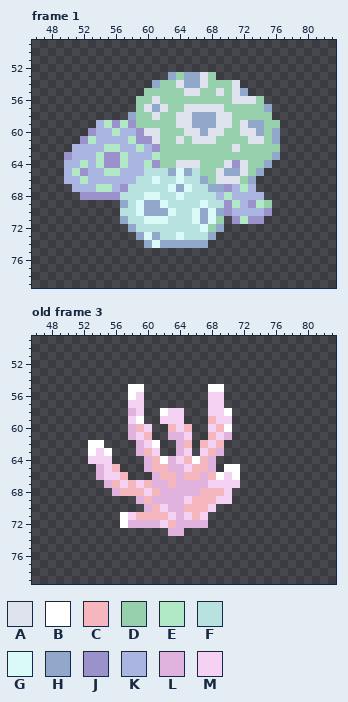
One commit to this pixel-art file: godot/assets/gfx/Aseprite/environment-plants.aseprite. The picture above was drawn from the file before the commit.
128x128 pixels, 9 frames. Colours within 5 levels of each other are drawn and written as one. Shown: frame 1: x 46..83, y 49..79; old frame 3: x 46..83, y 49..79. The commit also changed other frames, which this record leaves out.
Palette (. is transparent): A #dfe3ed  B #ffffff  C #f5b7bd  D #96d0ac  E #b1e8c6  F #b7e2df  G #d9faf7  H #92a8cb  J #9b92cb  K #aab5e2  L #e0b2de  M #f5d1f3
After:
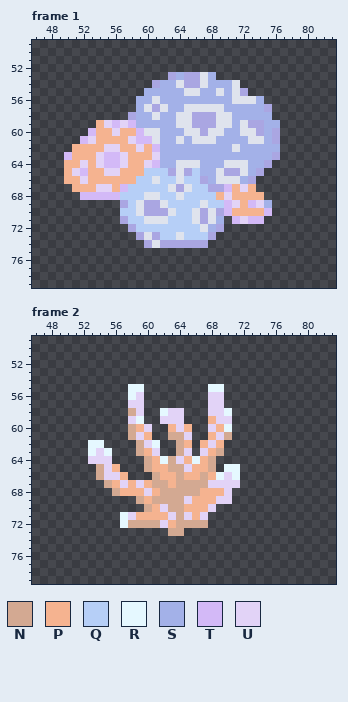
Colours new in this view: N #d3a992  P #f5b390  Q #b6cff7  R #e5f8ff  S #a3b1e8  T #d3b9f7  U #e2d3f7
A new or re-ordered frame is compared with the old frame closest to it.
Change:
layer "orange" added
layer "Layer 1" removed
frames re-ordered
@@ palette @@
-H #92a8cb
+H #aaa6e2
--- frame 1, layer "orange"
@@ x 46..83 @@
 52 ......................................
-53 .................HDHHAD...............
-54 ...............HDDAHHADDDA............
-55 ..............DDDDDAADDADAH...........
-56 .............DDADDDDDDDDDAAAD.........
-57 .............DAHADDAAAAADDDDDH........
-58 ............HDDADDAAHHHAADDDDD........
-59 ........KEJEJDDDDDAAHHHAADAHHDD.......
-60 .......JKKEKKJAADDDAAHAADDAAHDH.......
-61 ......JEKKKKEJJADDADAAADDDDAADH.......
-62 .....KKKKEEKKEKJDDDDDDDDDADDDDD.......
-63 ....JKKKEJJEKKKEDDDDDDDDDDDDDDH.......
-64 ....KKEKEJJEKKEJDDAAADDDAJADDH........
-65 ....KEJKKEEKKKFFFHGHFDDAHHADH.........
-66 ....KKEKKKKKKFFGFFGFFHDAAADH..........
-67 .....KKKEEKJFFFFFGHGFFHHJKEK..........
-68 ......JJJJJFFFGGFFGFFFFKEKKKK.........
-69 ...........HFGHHGFFFFGFFJEKJED........
-70 ...........FFGHHHGFFGHGHJKKKKJ........
-71 ...........HFFGGGFFFGHGD.JEJJ.........
-72 ............HFFFFFFFFGDH..............
-73 .............HGHFFGFFFH...............
-74 ..............HGHHHHHH................
+53 .................HSHHAS...............
+54 ...............HSSAHHASSSA............
+55 ..............SSSSSAASSASAH...........
+56 .............SSASSSSSSSSSAAAS.........
+57 .............SAHASSAAAAASSSSSH........
+58 ............HSSASSAAHHHAASSSSS........
+59 ........PUTUTSSSSSAAHHHAASAHHSS.......
+60 .......TPPUPPTAASSSAAHAASSAAHSH.......
+61 ......TUPPPPUTTASSASAAASSSSAASH.......
+62 .....PPPPUUPPUPTSSSSSSSSSASSSSS.......
+63 ....TPPPUTTUPPPUSSSSSSSSSSSSSSH.......
+64 ....PPUPUTTUPPUTSSAAASSSAAASSH........
+65 ....PUTPPUUPPPQQQHAHQSSAHHASH.........
+66 ....PPUPPPPPPQQAQQAQQHSAAASH..........
+67 .....PPPUUPTQQQQQAHAQQHHTPUP..........
+68 ......TTTTTQQQAAQQAQQQQPUPPPP.........
+69 ...........HQAHHAQQQQAQQTUPTUS........
+70 ...........QQAHHHAQQAHAHTPPPPT........
+71 ...........HQQAAAQQQAHAS.TUTT.........
+72 ............HQQQQQQQQASH..............
+73 .............HAHQQAQQQH...............
+74 ..............HAHHHHHH................
 75 ......................................
--- frame 2 against old frame 3, layer "orange"
@@ x 51..73 @@
 54 .......................
-55 .......BB........BB....
-56 .......BM........MM....
-57 .......MM........MM....
-58 .......LM..BMM...MMB...
-59 .......MB..MMM...CMM...
-60 .......LCM..CMC..MCB...
-61 .......LMC..LLM..CML...
-62 ..BB....LMB..LC.CMC....
-63 ..BMB...LCM..LM.MCL....
-64 ..MMM....LCBLMCBCL.....
-65 ...LMC...LCCLLMCCL.BB..
-66 ...LMMC...LCCLCCLCBMB..
-67 ....LCMCMCLLCLLLLMMMM..
-68 .....LCCCMCLLLLLCCCM...
-69 ........LCLLLLMCCCMM...
-70 .........LCMLLCCCM.....
-71 ......BMCCCCMLMCM......
-72 ......BLLLLMCLLLL......
-73 ............LL.........
+55 .......RR........RR....
+56 .......RU........UU....
+57 .......UU........UU....
+58 .......NU..RUU...UUR...
+59 .......UR..UUU...PUU...
+60 .......NPU..PUP..UPR...
+61 .......NUP..NNU..PUN...
+62 ..RR....NUR..NP.PUP....
+63 ..RUR...NPU..NU.UPN....
+64 ..UUU....NPRNUPRPN.....
+65 ...NUP...NPPNNUPPN.RR..
+66 ...NUUP...NPPNPPNPRUR..
+67 ....NPUPUPNNPNNNNUUUU..
+68 .....NPPPUPNNNNNPPPU...
+69 ........NPNNNNUPPPUU...
+70 .........NPUNNPPPU.....
+71 ......RUPPPPUNUPU......
+72 ......RNNNNUPNNNN......
+73 ............NN.........
 74 .......................
Pixel boxes of the changes (left, top, right, bottom) in both pictures:
changed: (64, 72, 280, 248)
changed: (88, 384, 240, 536)
